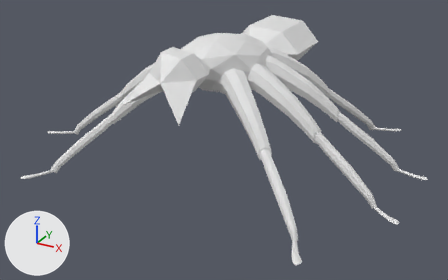
Before and after pictures for a commit that changed the FBX model resources/meshes/smoke_spider.fbx.
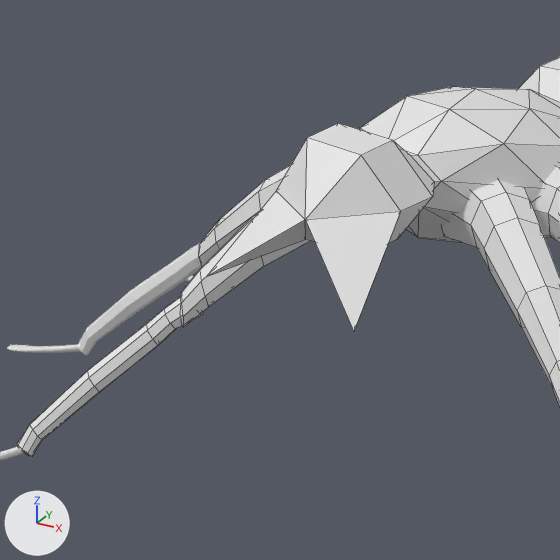
There are two pictures of each version: one whole from a camera (50 mm lens) standing at (2.37, -4.16, 2.31) and looking at (0.04, 0.06, 0.2), one close up on the part from 10% to 57% of the width and 0% to 76% of the height. The axes (+X, +Y, +Z) are drawn at lower left. The lights are the same throughout. The close-ups show mesh edges as thin lines. Where no turn or scale is listed for an object, it has been applied to the vertices.

The first close-up shows 'Icosphere', 'lower.004', 'lower.005', 'upper', 'upper.001', 'upper.004', 'upper.005'.
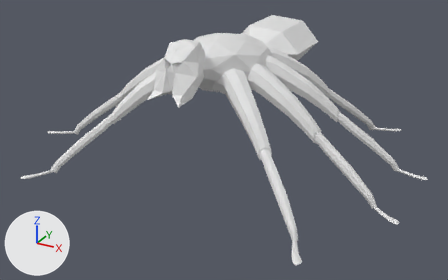
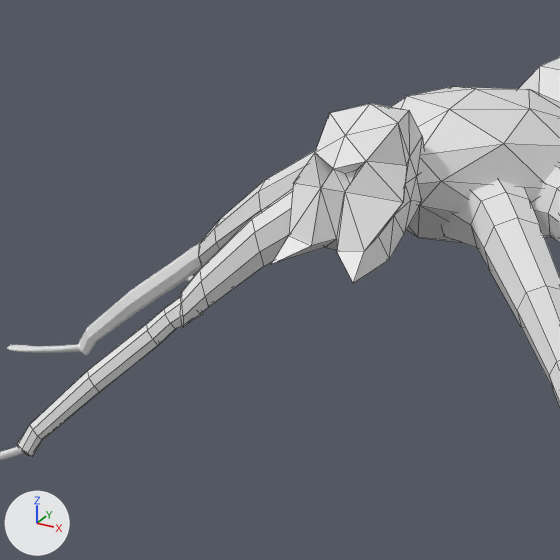
Pixel boxes (x1, y1, x2, y2) of what changed, in the close-ups (560 x 560 px):
'Icosphere', reshaped: before (206, 57, 560, 331); after (391, 57, 560, 242)
'head', added: after (272, 103, 424, 283)
'eyes', added: after (345, 170, 357, 183)
part 1 of me_icosphere, cut back: before (206, 123, 441, 331); after (418, 160, 441, 205)

What changed in the scene script:
```text
Change me_icosphere:
    used by ob_icosphere; location = (0.0, 0.155, 0.776)
    remove me_icosphere.from_pydata(...)  # 80 vertices, 120 faces; spans x -0.36..0.36, y -1.06..1.4, z -0.21..0.33
    add me_icosphere.from_pydata(...)  # 60 vertices, 98 faces; spans x -0.36..0.36, y -0.57..1.4, z -0.21..0.31
    me_icosphere part 1
    21 vertices are removed from x -0.25..0.22, y -1.06..-0.47, z -0.07..0.33
    28 faces are deleted
    1 vertex is added at (0.0, -0.57, 0.15)
    6 new faces join them
Add me_icosphere_005:
    me_icosphere_005.from_pydata([(-0.0228, -0.231, 0.0741), (-0.0408, -0.2361, 0.0444), (-0.0471, -0.2166, 0.0815), (0.0367, -0.2794, 0.0444), (0.0174, -0.2749, 0.0741), (0.0427, -0.2544, 0.0815)], [], [(1, 0, 2), (3, 5, 4)])
Add me_icosphere_004:
    me_icosphere_004.from_pydata(...)  # 54 vertices, 92 faces; spans x -0.181..0.175, y -0.419..0.078, z -0.182..0.226
Add ob_eyes:
    ob_eyes = bpy.data.objects.new('eyes', me_icosphere_005)
    ob_eyes.location = (-0.003, -0.326, 0.944)
Add ob_head:
    ob_head = bpy.data.objects.new('head', me_icosphere_004)
    ob_head.location = (-0.003, -0.326, 0.944)
```
